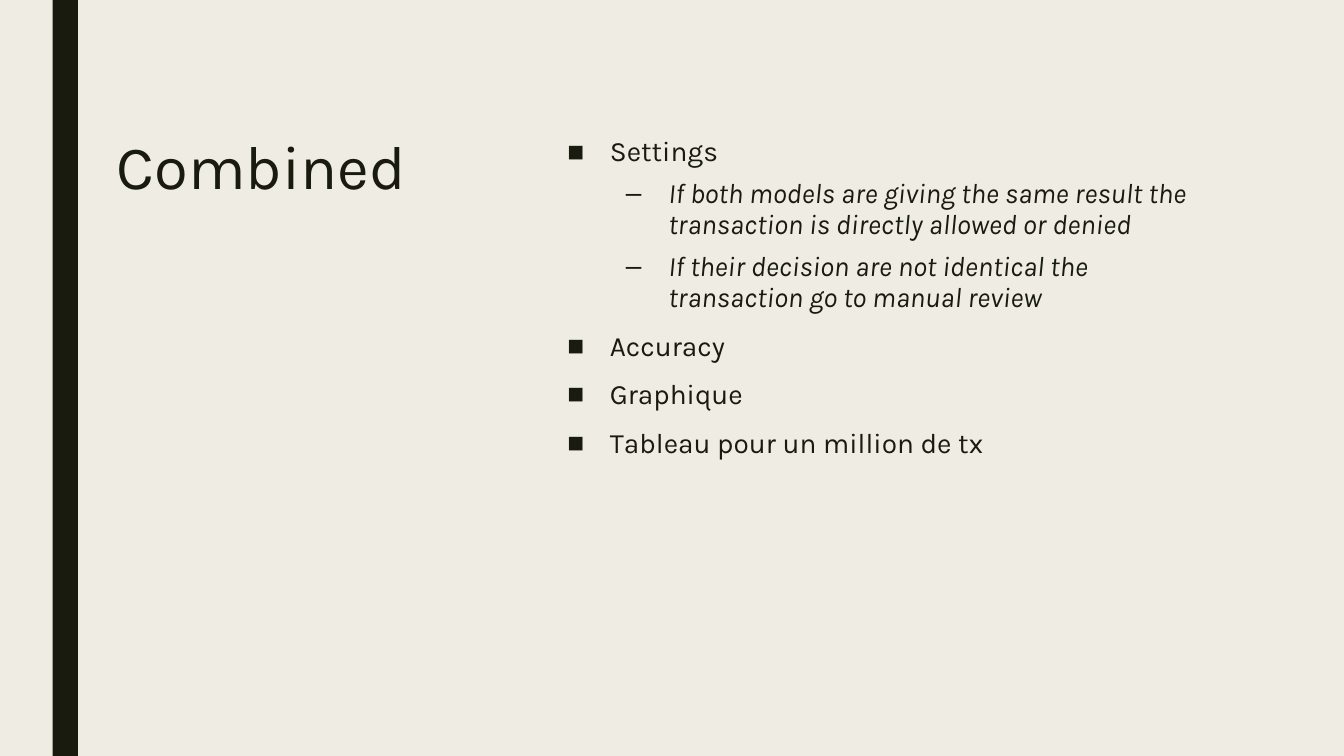
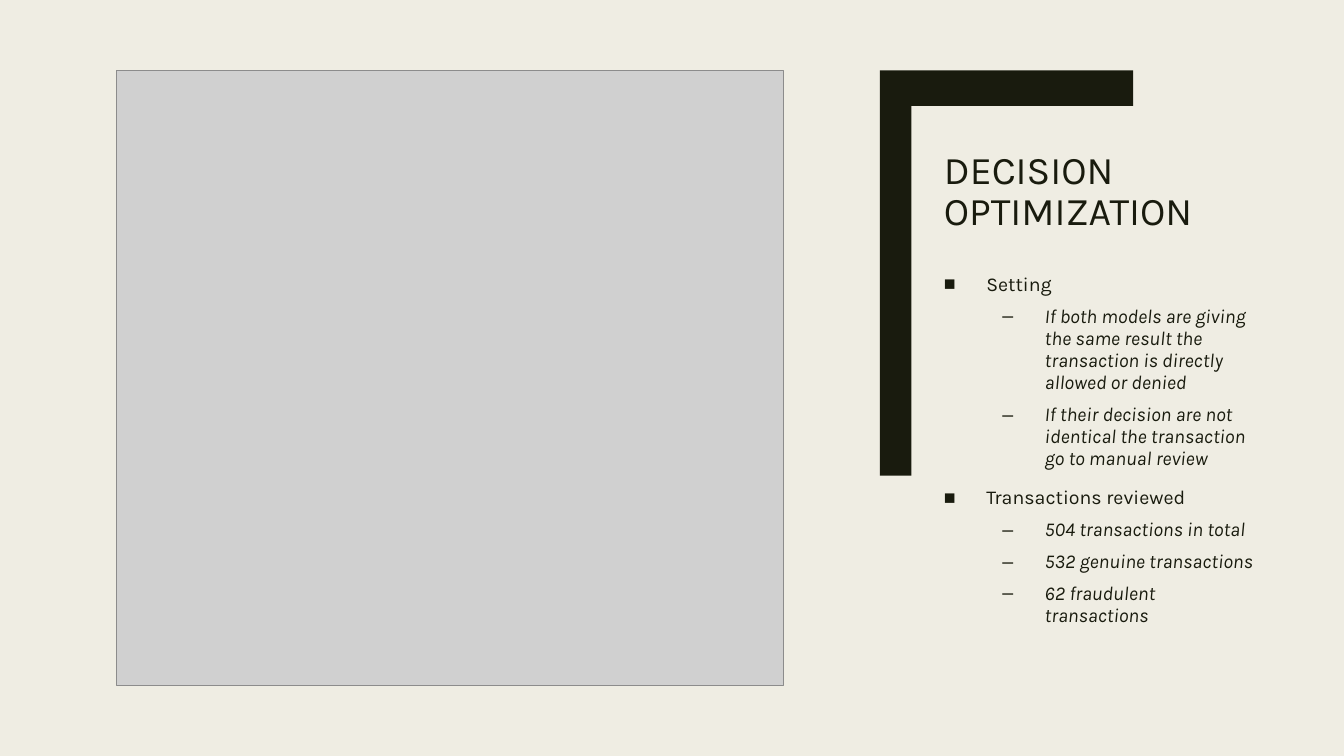
Before and after one commit to sebawall/project_sebastien, a slide deck: slide 6 of Project presentation.pptx (slide 5 before the commit). Drawn at 1344x756 pixels with LibreOffice and Linux fonts; fonts in the diff are those of the drawing; grey boxes stand for pictures. Boxes give left, top, right and bottom in pixels: in the first picture for what was removed or moved away, otherwise in the second. Text is boxed around its words. In the diff, an @@ line names an element or a change of style, - is before the commit and + after.

```diff
--- a/Project presentation.pptx
+++ b/Project presentation.pptx
@@ rectangle removed at (52,0,78,756) @@
@@ rectangle added at (52,0,78,756), fill #191B0E @@
@@ picture added at (117,71,783,686) @@
@@ freeform shape added at (880,71,1133,476), fill #191B0E @@
@@ title removed at (117,146,406,190) @@
-Combined
@@ title added at (944,159,1192,226), 28 pt, text #191B0E @@
+DECISION OPTIMIZATION
@@ text "Setting": place and size @@
-text "Setting" at (610,142,1186,460)
+text "Setting" at (986,277,1253,622)
@@ text at (986,277,1051,296): text changed; size 20 to 14 pt @@
-■ Settings
+■ Setting
@@ text at (1045,309,1245,470): size 20 to 14 pt in "If both models are giving the same ...", "If their decision are not identical the ..." @@
@@ text at (986,490,1253,622): text changed; size 20 to 14 pt; italic on @@
-■ Accuracy
-■ Graphique
-■ Tableau pour un million de tx
+■ Transactions reviewed
+  – 504 transactions in total
+  – 532 genuine transactions
+  – 62 fraudulent transactions
```
Also in this commit, not shown: 5 other slides changed, 3 slides added, 1 slide removed, 2 other files.
